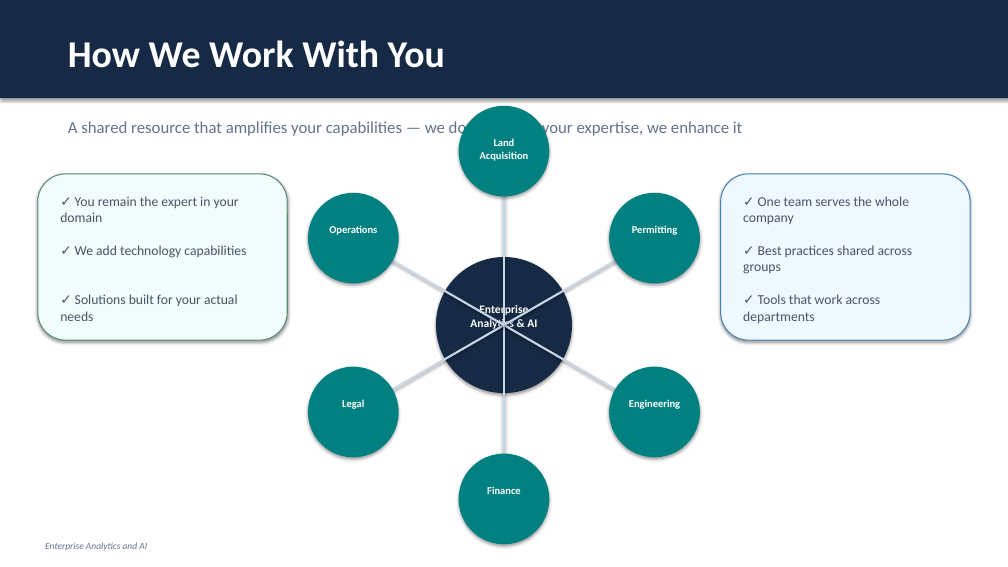
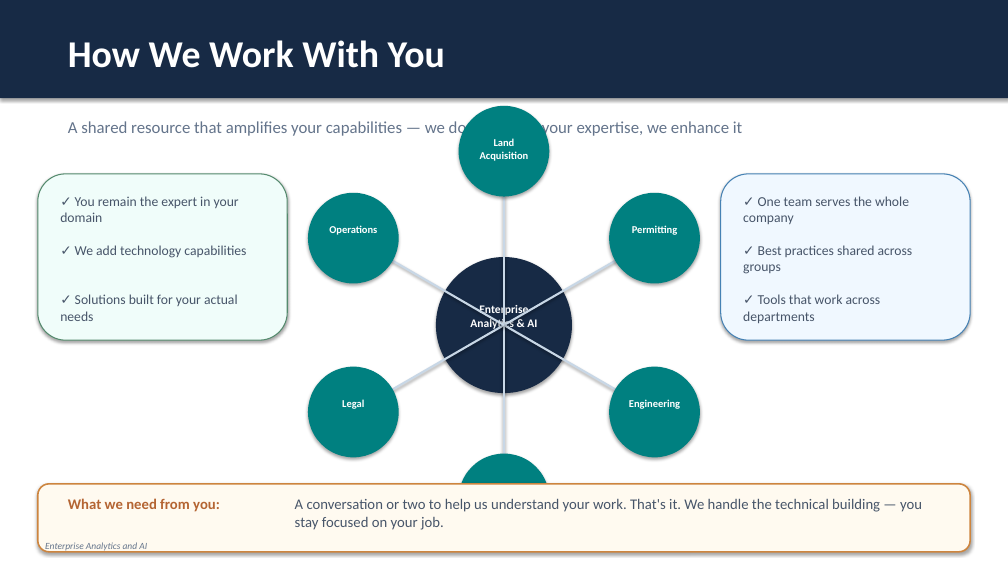
Before and after one commit to sophiajlogan/all, a slide deck: slide 3 of Enterprise_Analytics_AI_Team.pptx. Drawn at 1008x567 pixels with LibreOffice and Linux fonts; fonts in the diff are those of the drawing. Boxes give left, top, right and bottom in pixels: in the first picture for what was removed or moved away, otherwise in the second. Text is boxed around its words. In the diff, an @@ line names an element or a change of style, - is before the commit and + after.

```diff
--- a/Enterprise_Analytics_AI_Team.pptx
+++ b/Enterprise_Analytics_AI_Team.pptx
@@ rounded rectangle added at (38,484,970,552), fill #FFFAF0, outline #CD853F 1.5 pt @@
@@ text added at (68,498,220,512), 14 pt, text #B46432, bold @@
+What we need from you:
@@ text added at (295,498,922,530), 14 pt, text #475569 @@
+A conversation or two to help us understand your work. That's it. We handle the technical building — you stay focused on your job.
```
Also in this commit, not shown: 2 other slides changed, 1 other file.
